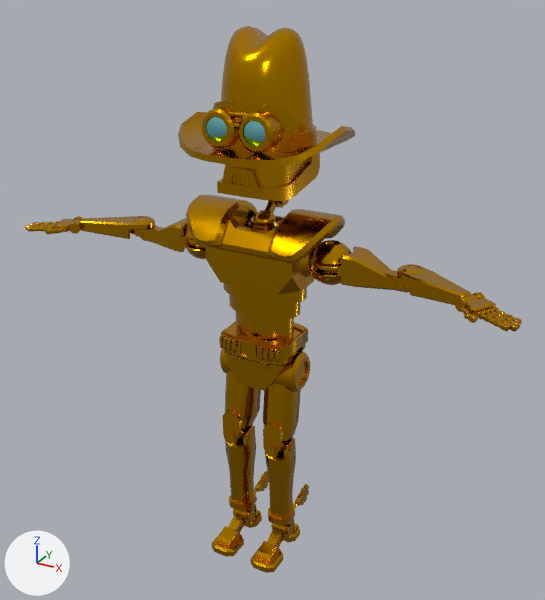
A saved change to the FBX model Assets/Models/Player/YiiHaw.fbx.
One viewpoint serves both versions: a 50 mm lens placed at (5.74, -10.17, 10.01), pointed at (0.04, 0.2, 4.83). The axes (+X, +Y, +Z) are drawn at lower left. The lights are the same throughout.

The older version as bpy lines, for what is in view:
```python
me_plane_012 = bpy.data.meshes.new('Plane.012')
me_plane_012.from_pydata(...)  # 10573 vertices, 9312 faces; spans x -4.3..4.3, y -1.17..1.3, z 0.0..9.23
# faces by material slot: [9248, 64]
me_plane_012.materials.append(mat_material_001)  # yellow #cf9500
me_plane_012.materials.append(mat_material_002)  # cyan #8adee7
ob_plane_012 = bpy.data.objects.new('Plane.012', me_plane_012)
ob_plane_012.location = (0.0, 0.0, 0.0)
```
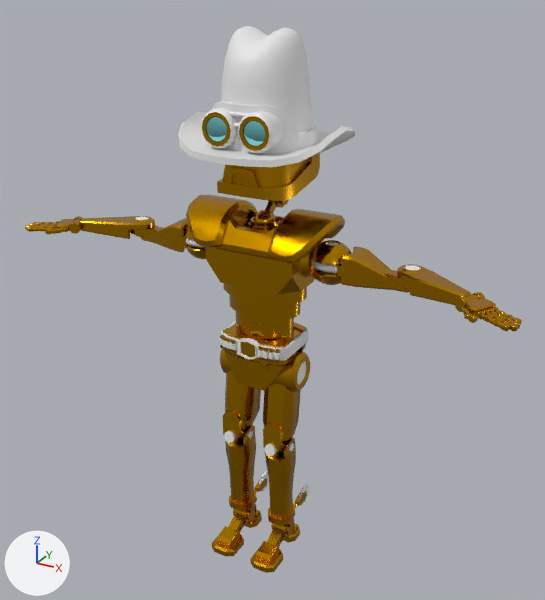
Location of each change, (x1, y1, x2, y2) in pixels of the pictures (545 x 600 px):
part 1 of me_plane_012, recoloured: (135, 26, 421, 456) in both
part 2 of me_plane_012, recoloured: (259, 471, 309, 505) in both

What changed in the scene script:
```text
Add mat_material_003:
    mat_material_003 = principled_material('Material.003')
    mat_material_003.base_color = (0.8, 0.8, 0.8)  # white #e7e7e7
Change me_plane_012:
    where me_plane_012.from_pydata(...)  # 10573 vertices, 9312 faces; spans x -4.3..4.3, y -1.17..1.3, z 0.0..9.23
    used by ob_plane_012; location = (0.0, 0.0, 0.0)
    me_plane_012 part 1: 907 of the faces centred in x -2.51..2.51, y -1.15..1.28, z 2.23..9.22 switch from mat_material_001 (yellow #cf9500) to mat_material_003 (white #e7e7e7)
    me_plane_012 part 2: 148 of the faces centred in x -0.47..0.47, y 0.55..0.93, z 0.33..0.71 switch from mat_material_001 (yellow #cf9500) to mat_material_003 (white #e7e7e7)
```
